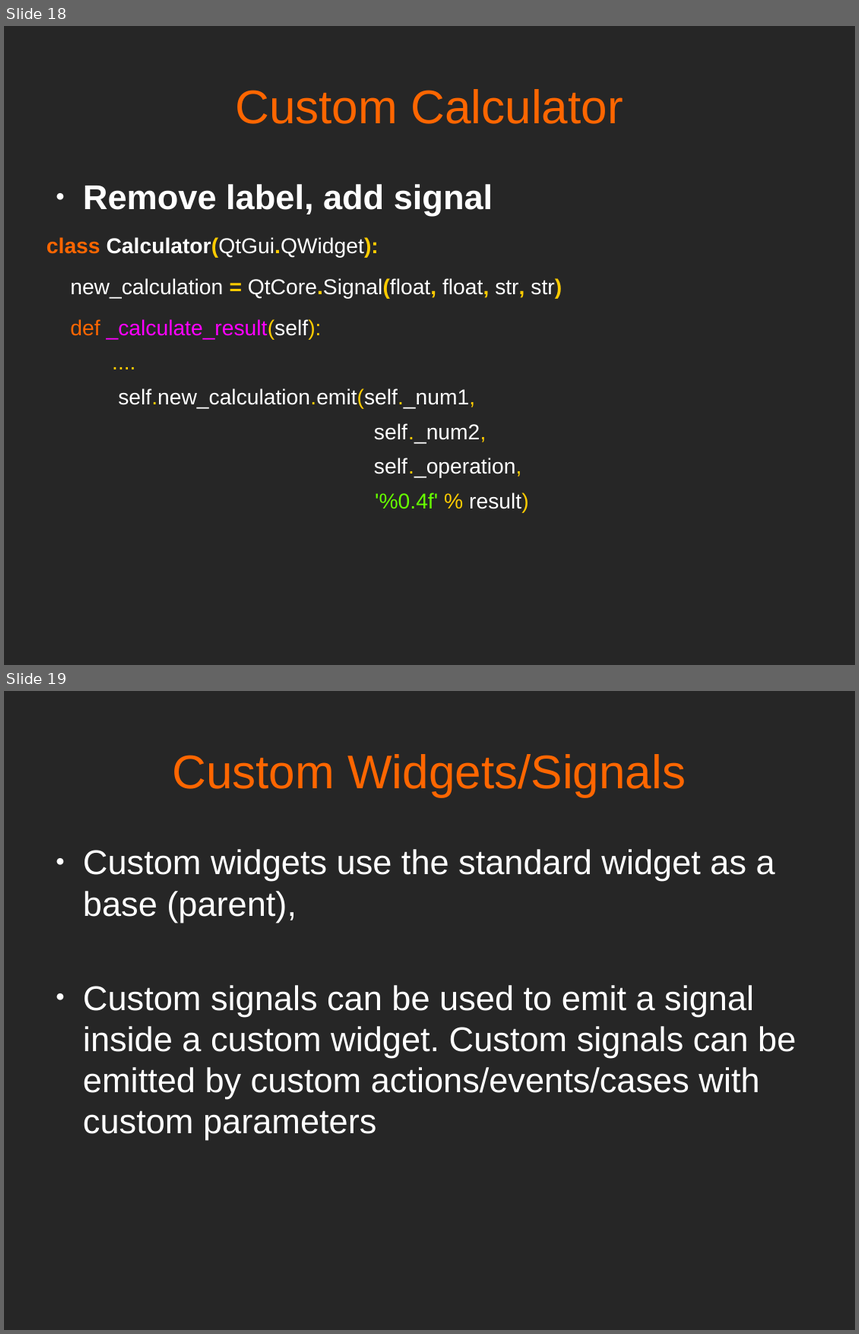
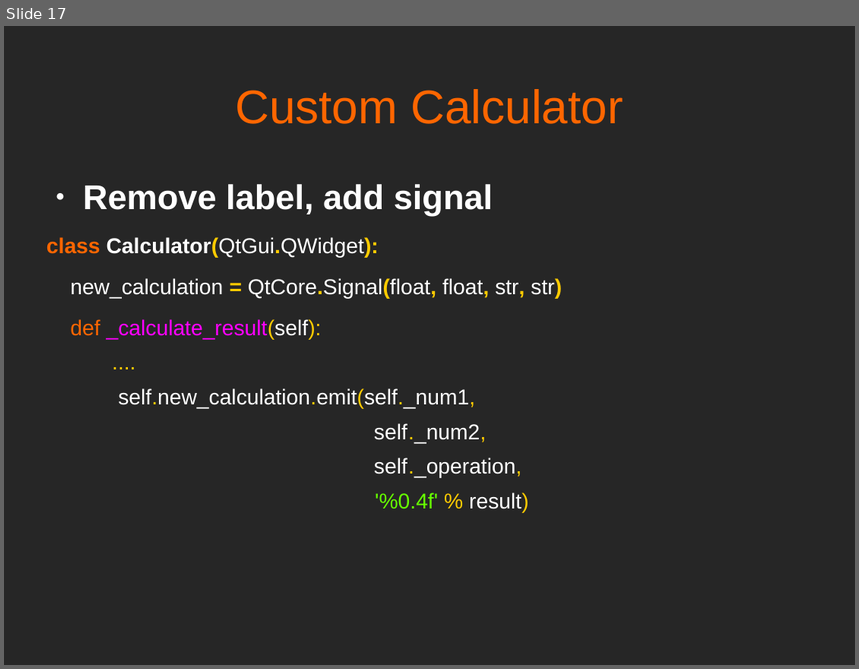
Before and after one commit to mfarhan12/qt-presentation, a slide deck: OPAG QT Presentation.odp. Shown one above the other, each under a label of ours: slides 18 and 19 before the commit, slide 17 after it. The pictures are 859x1334 and 859x669 pixels, drawn with LibreOffice and Linux fonts; fonts in the diff are those of the drawing. Boxes give left, top, right and bottom in pixels: in the first picture for what was removed or moved away, otherwise in the second. Text is boxed around its words. In the diff, an @@ line names an element or a change of style, - is before the commit and + after.

```diff
--- a/OPAG QT Presentation.odp
+++ b/OPAG QT Presentation.odp
@@ slide 19 removed at bbox=[4, 691, 855, 1330], background #262626 @@
@@ text removed at bbox=[172, 754, 686, 797] @@
-Custom Widgets/Signals
@@ text removed at bbox=[83, 849, 796, 1140] @@
-● Custom widgets use the standard widget as a base (parent),
-● Custom signals can be used to emit a signal inside a custom widget. Custom signals can be emitted by custom actions/events/cases with custom parameters
@@ what was slide 18 is now slide 17 @@
```
Also in this commit, not shown: 5 slides added, 1 other slide removed, 4 other files.
